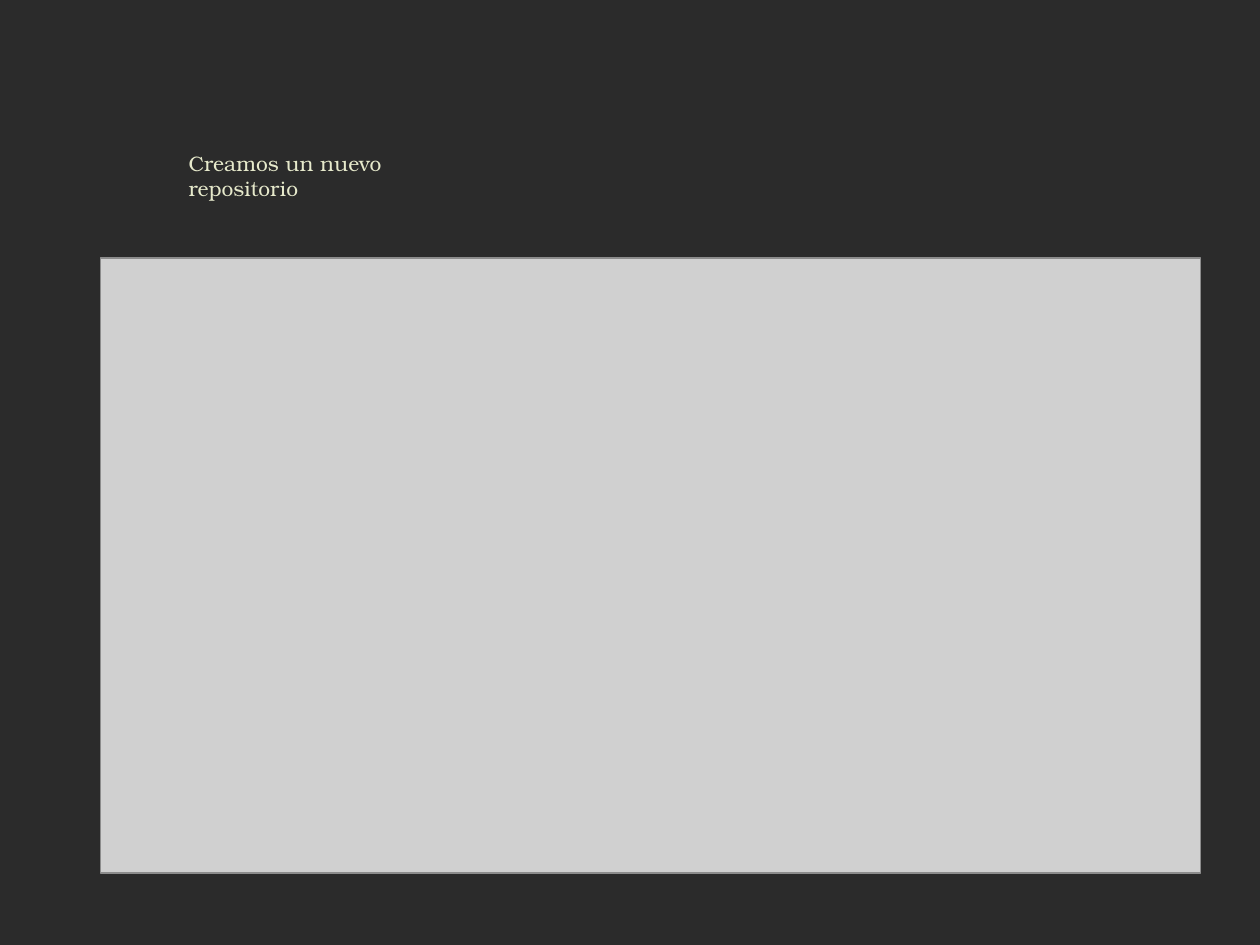
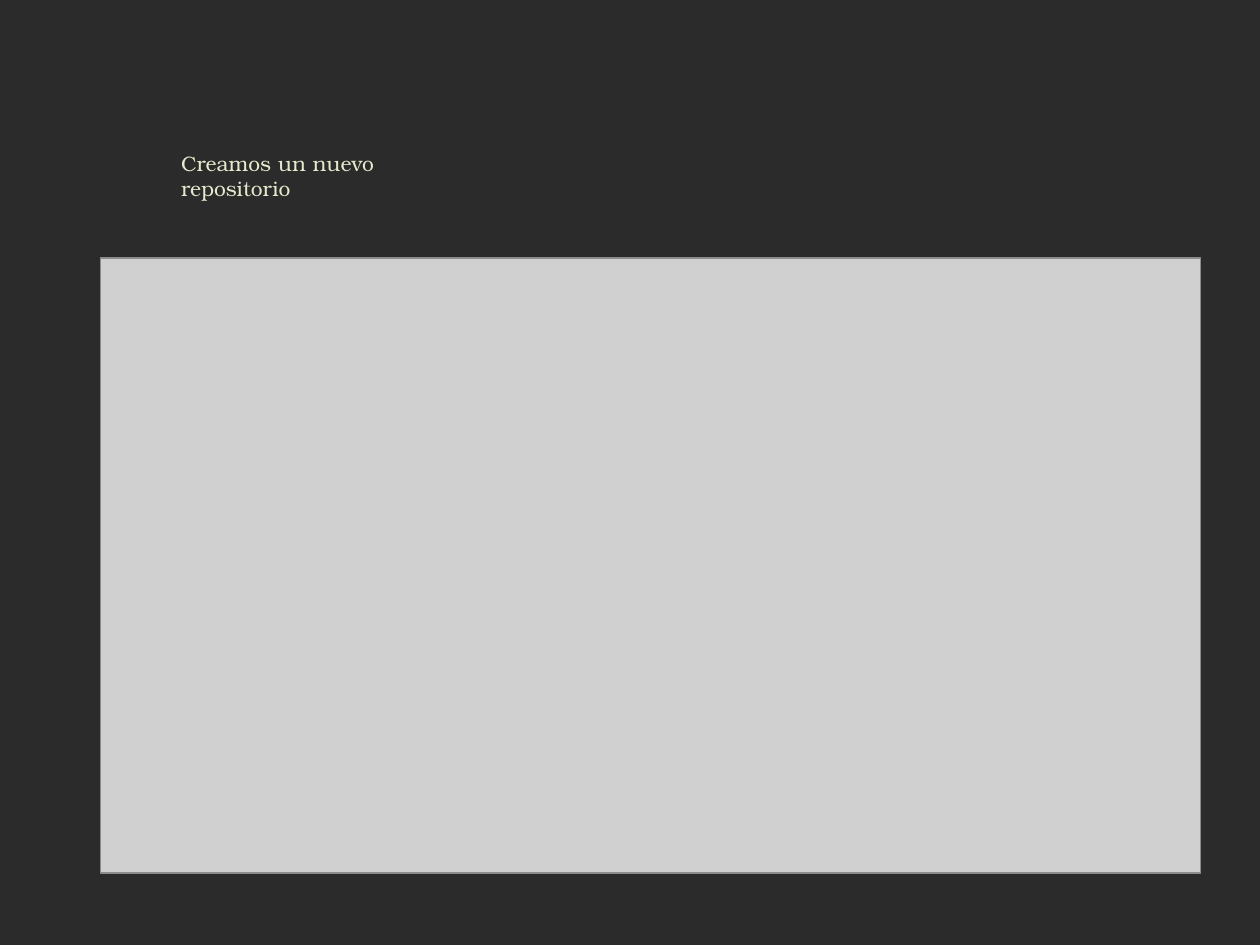
Before and after one commit to ProfeSantiago/TI-OS, a slide deck: slide 7 of BitBucket & SourceTree.pptx. Drawn at 1260x945 pixels with LibreOffice and Linux fonts; fonts in the diff are those of the drawing; grey boxes stand for pictures; background and template pictures are left out; a plain dark background stands for a picture behind light text. Boxes give left, top, right and bottom in pixels: in the first picture for what was removed or moved away, otherwise in the second. Text is boxed around its words. In the diff, an @@ line names an element or a change of style, - is before the commit and + after.

```diff
--- a/BitBucket & SourceTree.pptx
+++ b/BitBucket & SourceTree.pptx
@@ text "Creamos un nuevo repositorio" at (x1=181, y1=156, x2=374, y2=201): indent changed @@
```
Also in this commit, not shown: 1 other slide changed, 6 other files.
